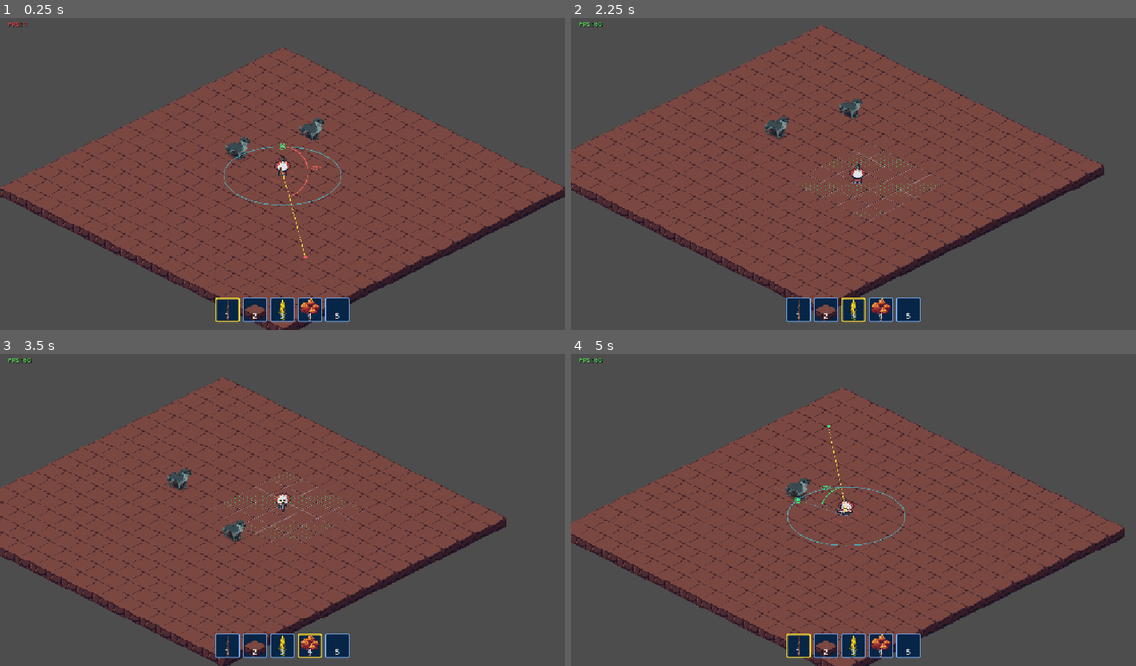
Above: before the commit, frames 1-4 (two rows, left to right).
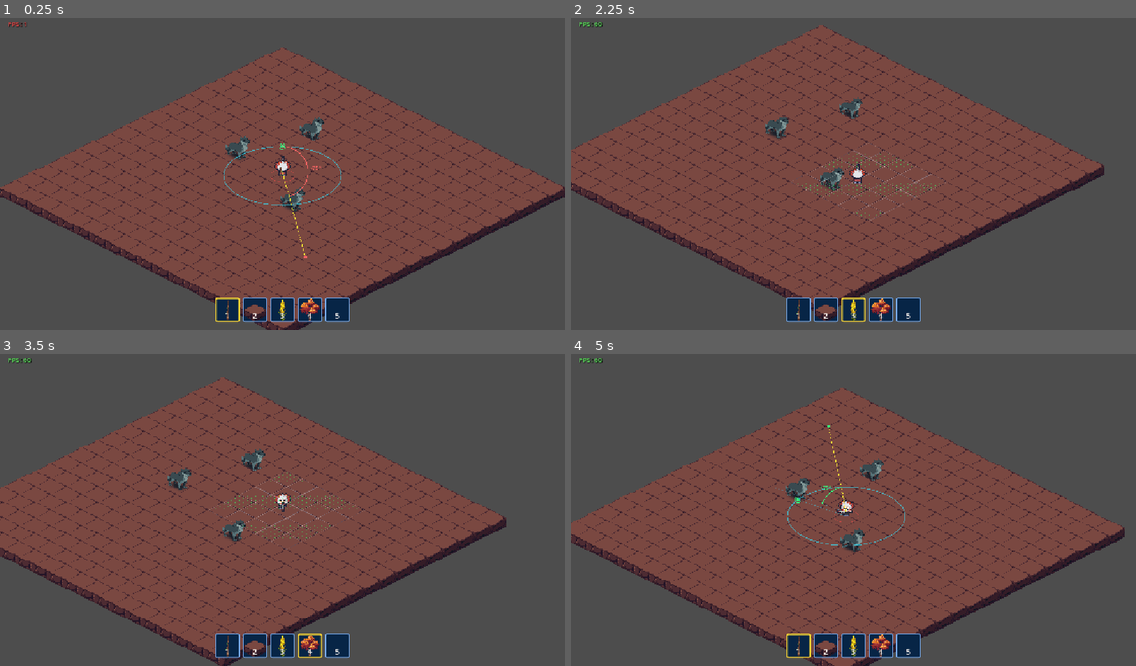
Above: after the commit, the same moments.

Repository: Luo-Mio/ColdWave2047
Game: Godot game, scene res://scene/main_scene.tscn
The game is run twice, just before and just after one commit, with the same random seed, the same clock (stepped at 60 frames per second) and the same inputs.
Inputs (mouse positions are in pixels of both pictures, inside the frame that each line leads up to):
- Up to frame 1 (0.25 s): no input
- Up to frame 2 (2.25 s): tap Enter at 0.5 s; move the mouse to (977, 155) at 0.52 s; hold D (move_right) 0.53-1.28 s; tap 1 at 0.6 s; click (977, 155) at 0.67 s; move the mouse to (740, 186) at 1.27 s; hold S (move_down) 1.28-2.03 s; tap 2 at 1.35 s; move the mouse to (910, 102) at 2.02 s; hold D (move_right) from 2.03 s (still down); tap 3 at 2.1 s
- Up to frame 3 (3.5 s): move the mouse to (254, 572) at 2.77 s; release D (move_right) at 2.78 s; hold W (move_up) from 2.78 s (still down); tap 4 at 2.85 s; click (254, 572) at 2.92 s
- Up to frame 4 (5 s): move the mouse to (1023, 553) at 3.52 s; release W (move_up) at 3.53 s; hold A (move_left) from 3.53 s (still down); tap 5 at 3.6 s; move the mouse to (684, 460) at 4.27 s; tap 1 at 4.35 s

The runs differ from the first frame. In frame 1, 0.2% of the frame differs, in the area x 49-54%, y 54-63%; in frame 2, 0.2%; in frame 3, 0.2%; in frame 4, 0.4%, in the area x 47-56%, y 33-64%.

Commit message:
取消全局半透明遮罩

Diff:
--- a/project.godot
+++ b/project.godot
@@ -97,5 +97,5 @@
 }
 vision_fov={
 "type": "float",
-"value": 200.0
+"value": 360.0
 }
--- a/scene/object/tree.tscn
+++ b/scene/object/tree.tscn
@@ -8,20 +8,18 @@
 [sub_resource type="ShaderMaterial" id="ShaderMaterial_a1rck"]
 shader = ExtResource("2_s8eqp")
 shader_parameter/target_offset = Vector2(0, -16)
-shader_parameter/rx = 10.000000284999999
-shader_parameter/ry = 10.000000284999999
+shader_parameter/rx = 10.000000285
+shader_parameter/ry = 10.000000285
 shader_parameter/feather = 1.0
 shader_parameter/max_transparency = 0.85
 
 [sub_resource type="ShaderMaterial" id="ShaderMaterial_qvu5t"]
 shader = ExtResource("2_s8eqp")
 shader_parameter/target_offset = Vector2(0, 0)
-shader_parameter/rx = 90.000003895
-shader_parameter/ry = 60.00000247
+shader_parameter/rx = 150.000006935
+shader_parameter/ry = 100.00000456
 shader_parameter/feather = 1.0
 shader_parameter/max_transparency = 1.0
-shader_parameter/enable_vision_xray = true
-shader_parameter/vision_transparency = 0.70
 
 [node name="Node2D" type="Node2D" unique_id=686197970]
 script = ExtResource("1_lutej")
--- a/script/components/vision_fog_component.gd
+++ b/script/components/vision_fog_component.gd
@@ -25,20 +25,26 @@
 		enable_black_fog_overlay = v
 		if is_instance_valid(fog_rect):
 			fog_rect.visible = enable_black_fog_overlay
-# 角色背后盲区是否渲染黑色半透明遮罩 (false = 关闭背后的黑色遮罩，保持地面原色；true = 背后呈现黑色阴影)
-@export var enable_rear_fog: bool = false:
+# 是否启用纯黑点阵抖动迷雾 (true = 掺杂纯黑像素、边缘少中心深的像素艺术模式; false = 传统平滑半透明 Alpha 遮罩)
+@export var enable_dither_fog: bool = true:
 	set(v):
-		enable_rear_fog = v
-		if is_instance_valid(fog_drawer):
-			fog_drawer.queue_redraw()
+		enable_dither_fog = v
+		if is_instance_valid(fog_rect) and fog_rect.material is ShaderMaterial:
+			(fog_rect.material as ShaderMaterial).set_shader_parameter("enable_dither_fog", enable_dither_fog)
+# 点阵像素缩放 (1 = 精细单像素点，2 = 2x2 复古大像素格)
+@export_range(1, 4) var dither_scale: int = 1:
+	set(v):
+		dither_scale = v
+		if is_instance_valid(fog_rect) and fog_rect.material is ShaderMaterial:
+			(fog_rect.material as ShaderMaterial).set_shader_parameter("dither_scale", dither_scale)
+# 阴影与迷雾边缘过渡羽化宽度 (像素，越宽则边缘黑色像素稀疏过渡区越大)
+@export_range(4.0, 80.0) var fog_edge_softness: float = 28.0:
+	set(v):
+		fog_edge_softness = v
+		if is_instance_valid(fog_rect) and fog_rect.material is ShaderMaterial:
+			(fog_rect.material as ShaderMaterial).set_shader_parameter("edge_softness", fog_edge_softness)
 # 是否允许生物透过半透明树冠显现 (true = 屏幕内生物始终可见，可透过半透明树叶看清敌友)
 @export var show_creatures_through_canopy: bool = true
-
-@export_group("视锥范围配置")
-# 视野扇形开角 (度数，默认 200.0 代表正前方 200° 可视，背后 160° 为盲区，360 为全景)
-@export_range(30.0, 360.0) var vision_fov: float = 200.0
-# 视锥扇形弧度细分数 (默认 36 边形，圆弧极其平滑)
-@export var fov_arc_segments: int = 36
 
 var entity: CharacterBody2D
 var main_cam: Camera2D
@@ -63,9 +69,6 @@
 var _batched_indices: PackedInt32Array = PackedInt32Array()
 var _batched_colors: PackedColorArray = PackedColorArray([Color(0, 0, 0, 1)])
 var _static_indices: PackedInt32Array = PackedInt32Array()
-# 视锥扇形预分配缓冲 (0-GC)
-var _fov_pts: PackedVector2Array = PackedVector2Array()
-var _fov_colors: PackedColorArray = PackedColorArray([Color(1, 0, 0, 1)])
 
 # 移动距离微阈值 (像素，防止极微小抖动造成无意义重绘)
 @export var move_threshold: float = 1.0
@@ -83,7 +86,6 @@
 var _ray_exclude_rids: Array[RID] = []
 var _last_draw_pos := Vector2(-99999, -99999)
 var _last_draw_player_pos := Vector2(-99999, -99999)
-var _last_facing_angle: float = -999.0
 var _last_history_stamp_pos := Vector2(-99999, -99999)
 var _last_quads_hash: int = -1
 
@@ -162,7 +164,7 @@
 	RenderingServer.global_shader_parameter_set("vision_cam_zoom", cam_zoom)
 	RenderingServer.global_shader_parameter_set("vision_screen_size", vp_size_vec)
 	RenderingServer.global_shader_parameter_set("player_facing_dir", facing_dir_global)
-	RenderingServer.global_shader_parameter_set("vision_fov", vision_fov)
+	RenderingServer.global_shader_parameter_set("vision_fov", 360.0)
 
 	# 2. 同步摄像机与屏幕参数给全屏黑雾 Shader (若开启黑雾)
 	if is_instance_valid(fog_rect):
@@ -196,16 +198,12 @@
 		if enable_creature_hiding:
 			_update_creature_visibility(player_pos, screen_world_rect)
 
-		# 脏标记智能重绘：仅当摄像机位移、角色位移、朝向旋转或阴影形状变动时才重绘，静止时 0 额外 CPU/GPU 消耗！
-		var facing_dir: Vector2 = entity.call("get_facing_direction") if entity.has_method("get_facing_direction") else Vector2.DOWN
-		var facing_angle: float = facing_dir.angle()
-		var rotated: bool = (enable_rear_fog and vision_fov < 359.0) and absf(wrapf(facing_angle - _last_facing_angle, -PI, PI)) > 0.015
+		# 脏标记智能重绘：仅当摄像机位移、角色位移或阴影形状变动时才重绘，静止时 0 额外 CPU/GPU 消耗！
 		var threshold_sq := move_threshold * move_threshold
 		var moved := player_pos.distance_squared_to(_last_draw_player_pos) > threshold_sq or cam_pos.distance_squared_to(_last_draw_pos) > threshold_sq
-		if is_instance_valid(fog_drawer) and (moved or quads_changed or rotated or _last_draw_pos == Vector2(-99999, -99999)):
+		if is_instance_valid(fog_drawer) and (moved or quads_changed or _last_draw_pos == Vector2(-99999, -99999)):
 			_last_draw_pos = cam_pos
 			_last_draw_player_pos = player_pos
-			_last_facing_angle = facing_angle
 			_mask_cam_pos = cam_pos
 			# 同步视口摄像机
 			if is_instance_valid(fog_cam):
@@ -256,10 +254,6 @@
 	var space_state := entity.get_world_2d().direct_space_state
 	var creatures := get_tree().get_nodes_in_group("creatures")
 
-	var facing_dir: Vector2 = entity.call("get_facing_direction") if entity.has_method("get_facing_direction") else Vector2.DOWN
-	var base_angle: float = facing_dir.angle()
-	var half_fov: float = deg_to_rad(vision_fov * 0.5)
-
 	for c in creatures:
 		if not is_instance_valid(c) or c == entity or not (c is Node2D):
 			continue
@@ -274,16 +268,7 @@
 			c_node.visible = false
 			continue
 
-		# 2. 视锥开角判定：若超出正前方 vision_fov (如 200°)，处于背后盲区，直接隐藏
-		if vision_fov < 359.0:
-			var to_c := (c_foot - player_pos)
-			if to_c.length_squared() > 1.0:
-				var diff_angle := absf(wrapf(to_c.angle() - base_angle, -PI, PI))
-				if diff_angle > half_fov:
-					c_node.visible = false
-					continue
-
-		# 3. 屏幕内生物处于阴影判定：检查脚底是否落入任何正在投射的阴影体中 (与屏幕视觉阴影 100% 精确对齐)
+		# 2. 屏幕内生物处于阴影判定：检查脚底是否落入任何正在投射的阴影体中 (与屏幕视觉阴影 100% 精确对齐)
 		var in_shadow := false
 		for i in current_quads_count:
 			if Geometry2D.is_point_in_polygon(c_foot, current_shadow_quads[i]):
@@ -538,11 +523,14 @@
 	mat.set_shader_parameter("explored_alpha", explored_alpha)
 	mat.set_shader_parameter("unexplored_alpha", unexplored_alpha)
 	mat.set_shader_parameter("map_bounds", Vector2(map_bounds, map_bounds))
+	mat.set_shader_parameter("enable_dither_fog", enable_dither_fog)
+	mat.set_shader_parameter("dither_scale", dither_scale)
+	mat.set_shader_parameter("edge_softness", fog_edge_softness)
 	fog_rect.material = mat
 
 	canvas_layer.add_child(fog_rect)
 
-# 视口内的具体绘制 (盲区全黑 + 正向视锥点亮 + 覆盖黑色障碍物阴影四边形)
+# 视口内的具体绘制 (全屏点亮 + 覆盖黑色障碍物阴影四边形)
 func _on_fog_drawer_draw() -> void:
 	if entity == null:
 		return
@@ -551,36 +539,10 @@
 	var cam_zoom := fog_cam.zoom if is_instance_valid(fog_cam) else Vector2.ONE
 	var screen_rect := _get_screen_world_rect(cam_pos, cam_zoom, screen_margin)
 
-	var player_pos := entity.global_position
-	if entity.has_method("get_visual_foot_position"):
-		player_pos = entity.call("get_visual_foot_position")
-
-	if enable_rear_fog and vision_fov < 359.0:
-		# 1. 开启背后遮罩模式：视口全屏填充为全黑 (R=0，代表背后盲区为黑色半透明阴影)
-		fog_drawer.draw_rect(screen_rect, Color(0, 0, 0, 1))
-
-		# 2. 正向视锥点亮：以角色为中心，绘制视野扇形 (R=1)
-		var facing_dir: Vector2 = entity.call("get_facing_direction") if entity.has_method("get_facing_direction") else Vector2.DOWN
-		var base_angle: float = facing_dir.angle()
-		var half_fov: float = deg_to_rad(vision_fov * 0.5)
-		var radius: float = screen_rect.size.length() * 1.5 # 确保扇形穿透屏幕外边缘
-
-		var seg_count: int = maxi(12, fov_arc_segments)
-		if _fov_pts.size() != seg_count + 2:
-			_fov_pts.resize(seg_count + 2)
-		_fov_pts[0] = player_pos
-		var angle_step: float = (half_fov * 2.0) / float(seg_count)
-		var start_angle: float = base_angle - half_fov
-		for s in range(seg_count + 1):
-			var a: float = start_angle + angle_step * float(s)
-			_fov_pts[s + 1] = player_pos + Vector2(cos(a), sin(a)) * radius
-
-		fog_drawer.draw_polygon(_fov_pts, _fov_colors)
-	else:
-		# 1. 关闭背后黑色遮罩：全屏点亮为可见 (R=1，背后地面保持完全正常原色，不产生黑色半透明扇形)
-		fog_drawer.draw_rect(screen_rect, Color(1, 0, 0, 1))
-
-	# 3. 一次性合批提交所有黑色障碍物阴影四边形 (从 60+ 次 Draw Call 缩减至 1 次底层提交！)
+	# 1. 全屏视野点亮：将整个屏幕视口绘制为全亮 (R=1)
+	fog_drawer.draw_rect(screen_rect, Color(1, 0, 0, 1))
+
+	# 2. 一次性合批提交所有黑色障碍物阴影四边形 (从 60+ 次 Draw Call 缩减至 1 次底层提交！)
 	if current_quads_count > 0 and not _batched_indices.is_empty():
 		RenderingServer.canvas_item_add_triangle_array(
 			fog_drawer.get_canvas_item(),
--- a/script/shaders/fog_of_war.gdshader
+++ b/script/shaders/fog_of_war.gdshader
@@ -19,12 +19,52 @@
 // 迷雾主色调 (默认深黑)
 uniform vec4 fog_color : source_color = vec4(0.0, 0.0, 0.0, 1.0);
 
+// 纯黑点阵抖动配置 (掺杂纯黑像素、边缘少、中心深的像素艺术模式)
+uniform bool enable_dither_fog = true;
+uniform int dither_scale : hint_range(1, 4) = 1; // 点阵像素缩放 (1=精细屏幕像素, 2=2x2复古像素)
+uniform float edge_softness : hint_range(4.0, 80.0) = 28.0; // 边缘到中心渐变过渡宽度 (像素)
+
+// 4x4 经典 Bayer 像素抖动矩阵
+const mat4 bayer = mat4(
+    vec4( 0.0/16.0, 12.0/16.0,  3.0/16.0, 15.0/16.0),
+    vec4( 8.0/16.0,  4.0/16.0, 11.0/16.0,  7.0/16.0),
+    vec4( 2.0/16.0, 14.0/16.0,  1.0/16.0, 13.0/16.0),
+    vec4(10.0/16.0,  6.0/16.0,  9.0/16.0,  5.0/16.0)
+);
+
+// 13-tap 径向加权平滑采样核 (中心点 + 内圈4点 + 外圈8点)
+const vec2 SAMPLE_OFFSETS[13] = {
+    vec2(0.0, 0.0),
+    // 内圈 (0.5 半径)
+    vec2(0.5, 0.0), vec2(-0.5, 0.0), vec2(0.0, 0.5), vec2(0.0, -0.5),
+    // 外圈 (1.0 半径)
+    vec2(0.707, 0.707), vec2(-0.707, 0.707), vec2(0.707, -0.707), vec2(-0.707, -0.707),
+    vec2(1.0, 0.0), vec2(-1.0, 0.0), vec2(0.0, 1.0), vec2(0.0, -1.0)
+};
+
+const float SAMPLE_WEIGHTS[13] = {
+    0.20,
+    0.10, 0.10, 0.10, 0.10,
+    0.05, 0.05, 0.05, 0.05,
+    0.05, 0.05, 0.05, 0.05
+};
+
 void fragment() {
 	// 1. 摄像机微小位移平滑补偿采样活跃视野 (实现 30FPS 逻辑运算下的 120FPS 丝滑移动)
 	vec2 cam_diff = (cam_world_pos - mask_cam_pos) * cam_zoom;
-	vec2 mask_uv = clamp(SCREEN_UV + cam_diff / screen_size, vec2(0.0), vec2(1.0));
-	vec4 curr = texture(fog_mask, mask_uv);
-	float current_vis = curr.r;
+	vec2 base_mask_uv = clamp(SCREEN_UV + cam_diff / screen_size, vec2(0.0), vec2(1.0));
+
+	float current_vis = 0.0;
+	if (enable_dither_fog && edge_softness > 1.0) {
+		// 多重采样边缘平滑，产生“边缘少、中心深”的平滑灰阶过渡
+		vec2 step_uv = (edge_softness / screen_size) * cam_zoom;
+		for (int i = 0; i < 13; i++) {
+			vec2 tap_uv = clamp(base_mask_uv + SAMPLE_OFFSETS[i] * step_uv, vec2(0.0), vec2(1.0));
+			current_vis += texture(fog_mask, tap_uv).r * SAMPLE_WEIGHTS[i];
+		}
+	} else {
+		current_vis = texture(fog_mask, base_mask_uv).r;
+	}
 
 	// 2. 根据 SCREEN_UV 换算当前屏幕像素在世界坐标系中的位置
 	vec2 screen_pixel = (SCREEN_UV - 0.5) * screen_size;
@@ -37,15 +77,30 @@
 		explored = texture(history_mask, hist_uv).r;
 	}
 
-	// 4. 三态计算：当前视野全亮 -> 历史探索半黑 -> 未知浓雾纯黑
+	// 4. 三态深度计算：当前视野全亮(0.0) -> 历史探索半黑 -> 未知浓雾纯黑(1.0)
 	float darkness = unexplored_alpha;
-	if (current_vis > 0.05) {
-		// 当前视野内：平滑过渡为 0 遮罩 (100% 全亮)
+	if (current_vis > 0.001) {
+		// 当前视野内与阴影过渡边缘：平滑过渡为 0 遮罩
 		darkness = mix(explored_alpha, 0.0, clamp(current_vis, 0.0, 1.0));
 	} else if (explored > 0.05) {
 		// 历史探索记忆区：半黑留底
 		darkness = mix(unexplored_alpha, explored_alpha, clamp(explored, 0.0, 1.0));
 	}
 
-	COLOR = vec4(fog_color.rgb, darkness);
+	// 5. 像素呈现：纯黑点阵抖动或传统 Alpha 半透明
+	if (enable_dither_fog) {
+		int px = (int(FRAGCOORD.x) / dither_scale) % 4;
+		int py = (int(FRAGCOORD.y) / dither_scale) % 4;
+		float threshold = bayer[px][py];
+
+		if (darkness > threshold) {
+			// 纯黑像素！
+			COLOR = vec4(fog_color.rgb, 1.0);
+		} else {
+			// 镂空，露出底层世界原色！
+			discard;
+		}
+	} else {
+		COLOR = vec4(fog_color.rgb, darkness);
+	}
 }
--- a/script/shaders/xray.gdshader
+++ b/script/shaders/xray.gdshader
@@ -1,12 +1,6 @@
 shader_type canvas_item;
 
 global uniform vec2 player_world_pos;
-global uniform vec2 player_facing_dir;
-global uniform float vision_fov;
-global uniform sampler2D vision_mask_tex;
-global uniform vec2 vision_cam_pos;
-global uniform vec2 vision_cam_zoom;
-global uniform vec2 vision_screen_size;
 
 // 透视中心相对于角色脚底坐标的世界偏移量 (例如 (0, -24) 可将透视中心上移至角色面部/胸部)
 uniform vec2 target_offset = vec2(0.0, 0.0);
@@ -16,9 +10,6 @@
 uniform float feather : hint_range(0.01, 1.0) = 0.8;
 uniform float max_transparency : hint_range(0.0, 1.0) = 0.85; // 0.0=完全实心, 1.0=中心完全镂空透明
 
-// 视线/高物常态点阵透视参数
-uniform bool enable_vision_xray = false;
-uniform float vision_transparency : hint_range(0.0, 1.0) = 0.70; // 树叶点阵镂空穿透度 (0.7=70%镂空，露出树后地面与生物)
 
 // 4x4 经典 Bayer 像素抖动矩阵
 const mat4 bayer = mat4(
@@ -38,21 +29,6 @@
     vec4 col = texture(TEXTURE, UV);
     if (col.a <= 0.001) { discard; }
 
-    // 0. 视野开角限制：透明遮罩仅对正面视野内的物体生效，背后的树冠/物体保持完全实心渲染
-    float in_fov = 1.0;
-    if (vision_fov > 0.0 && vision_fov < 359.0 && length(player_facing_dir) > 0.001) {
-        vec2 to_pixel = v_world_pos - player_world_pos;
-        float dist = length(to_pixel);
-        if (dist > 1.0) {
-            vec2 dir_to_pixel = to_pixel / dist;
-            float cos_angle = dot(dir_to_pixel, normalize(player_facing_dir));
-            float half_fov_rad = radians(vision_fov * 0.5);
-            float cos_limit = cos(half_fov_rad);
-            // 边缘平滑羽化过渡（约 5°），避免硬切割线
-            in_fov = smoothstep(cos_limit - 0.08, cos_limit + 0.04, cos_angle);
-        }
-    }
-
     // 1. 近身椭圆透视 (针对角色走到树木近处/面部)
     vec2 target_pos = player_world_pos + target_offset;
     vec2 diff = (v_world_pos - target_pos) / vec2(rx, ry);
@@ -62,14 +38,8 @@
         proximity_mask = (1.0 - smoothstep(1.0 - feather, 1.0, dist_sq)) * max_transparency;
     }
 
-    // 2. 树冠高物常态透视 (当开启透视时，使树冠在正面视野内呈现半透明点阵，清晰露出树下地面与生物)
-    float vision_mask = 0.0;
-    if (enable_vision_xray) {
-        vision_mask = vision_transparency;
-    }
-
-    // 3. 综合多路遮罩镂空，乘以视野系数 (视野不可见的部分不再渲染透明遮罩，背后的树冠完全实心渲染！)
-    float final_mask = max(proximity_mask, vision_mask) * in_fov;
+    // 角色为中心范围内的近身椭圆透视 (针对角色走到树木/物体近处或被遮挡)
+    float final_mask = proximity_mask;
 
     if (final_mask > 0.0) {
         // 像素点阵抖动：利用屏幕绝对像素对齐镂空
